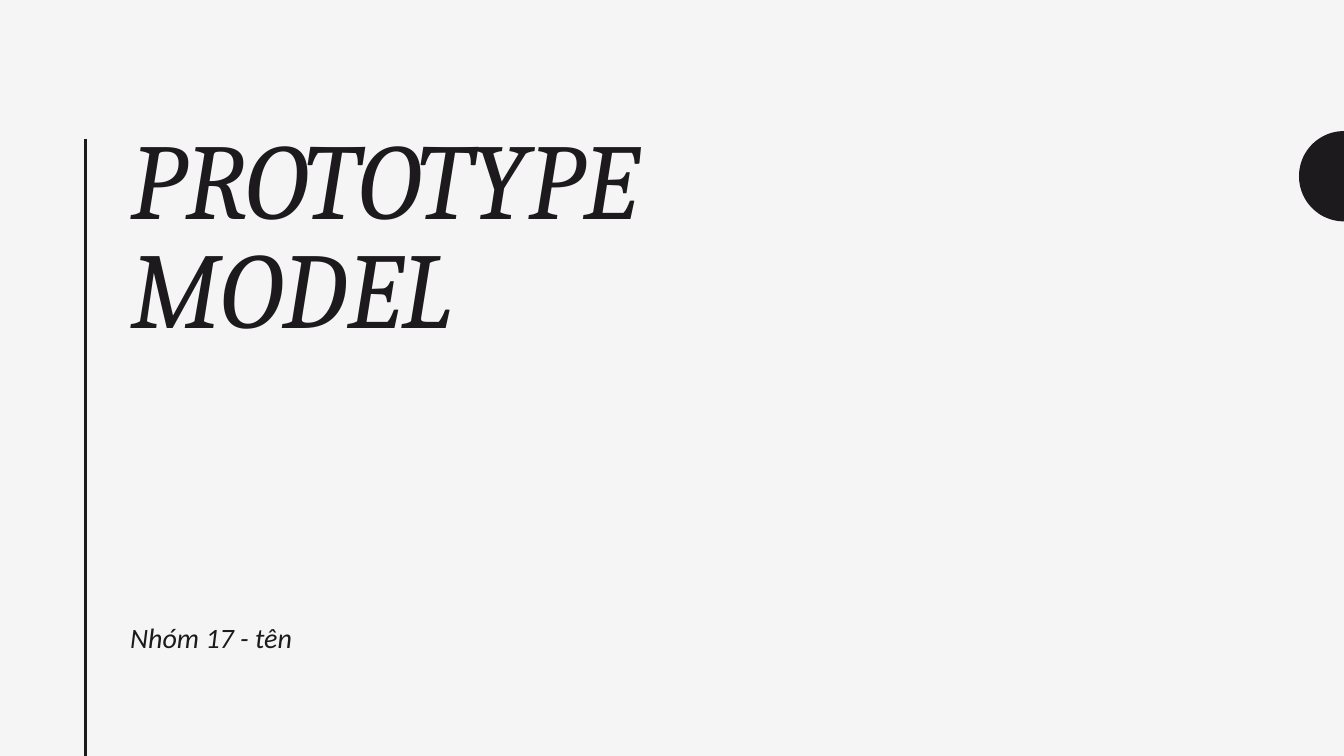
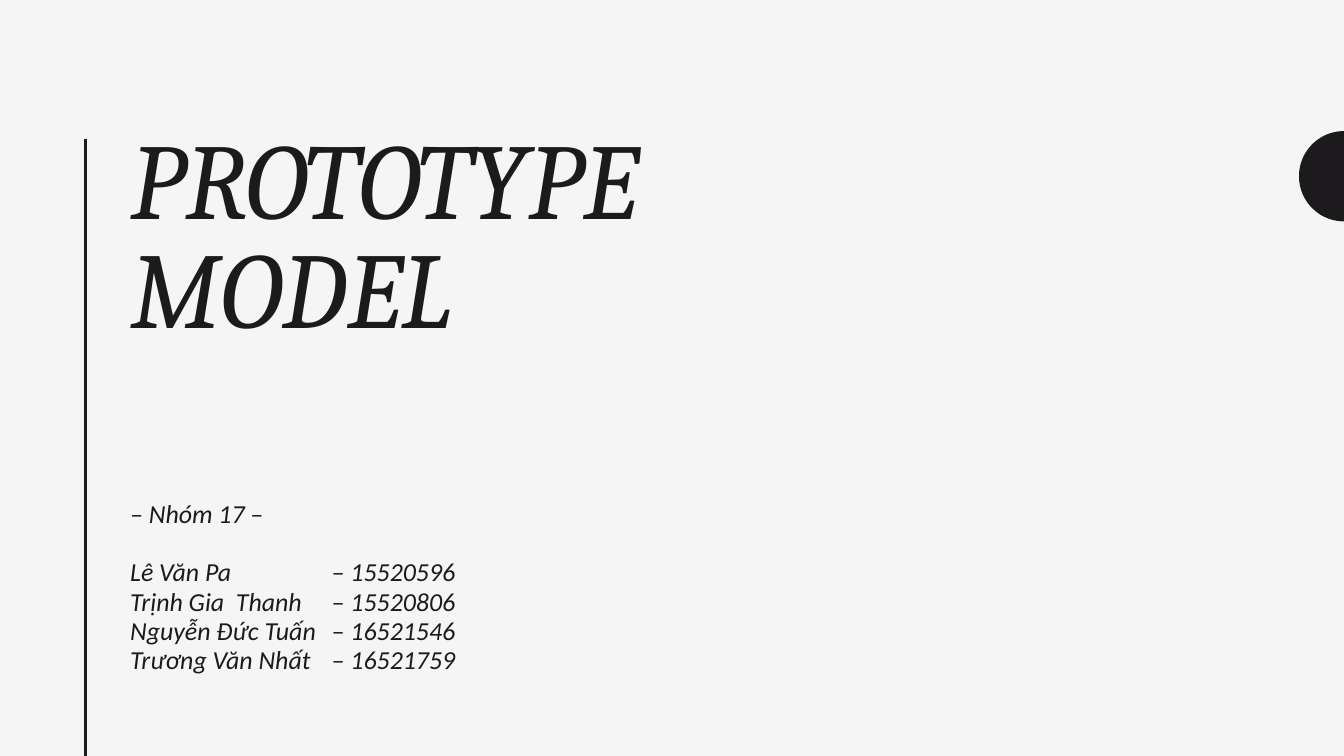
Before and after one commit to levanpa/Savings-book, a slide deck: slide 1 of Other/Prototype/Prototype Model pp.pptx. Drawn at 1344x756 pixels with LibreOffice and Linux fonts; fonts in the diff are those of the drawing. Boxes give left, top, right and bottom in pixels: in the first picture for what was removed or moved away, otherwise in the second. Text is boxed around its words. In the diff, an @@ line names an element or a change of style, - is before the commit and + after.

```diff
--- a/Other/Prototype/Prototype Model pp.pptx
+++ b/Other/Prototype/Prototype Model pp.pptx
@@ subtitle at (130, 505, 455, 674): text changed; size 20 to 18.5 pt @@
-Nhóm 17 - tên
+– Nhóm 17 –
+Lê Văn Pa – 15520596
+Trịnh Gia Thanh – 15520806
+Nguyễn Đức Tuấn – 16521546
+Trương Văn Nhất – 16521759
```
Also in this commit, not shown: 1 other slide changed, 2 other files.
